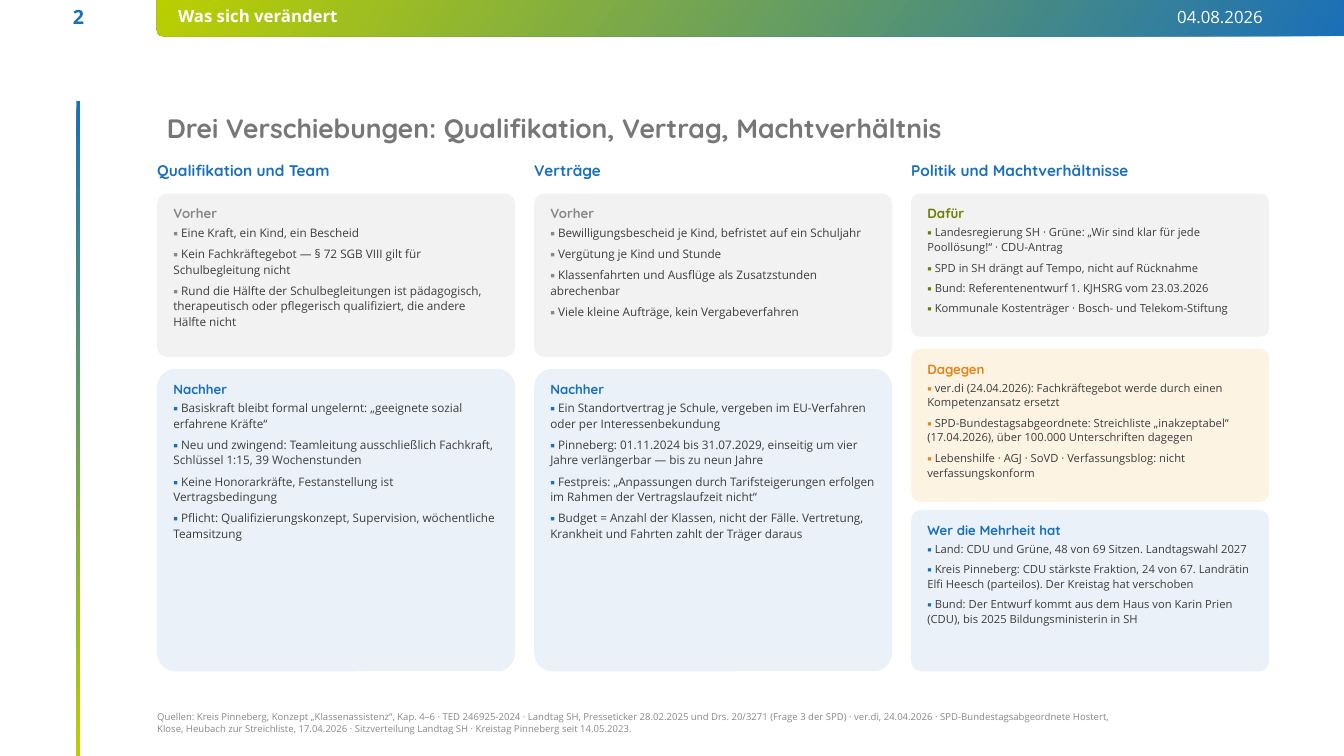
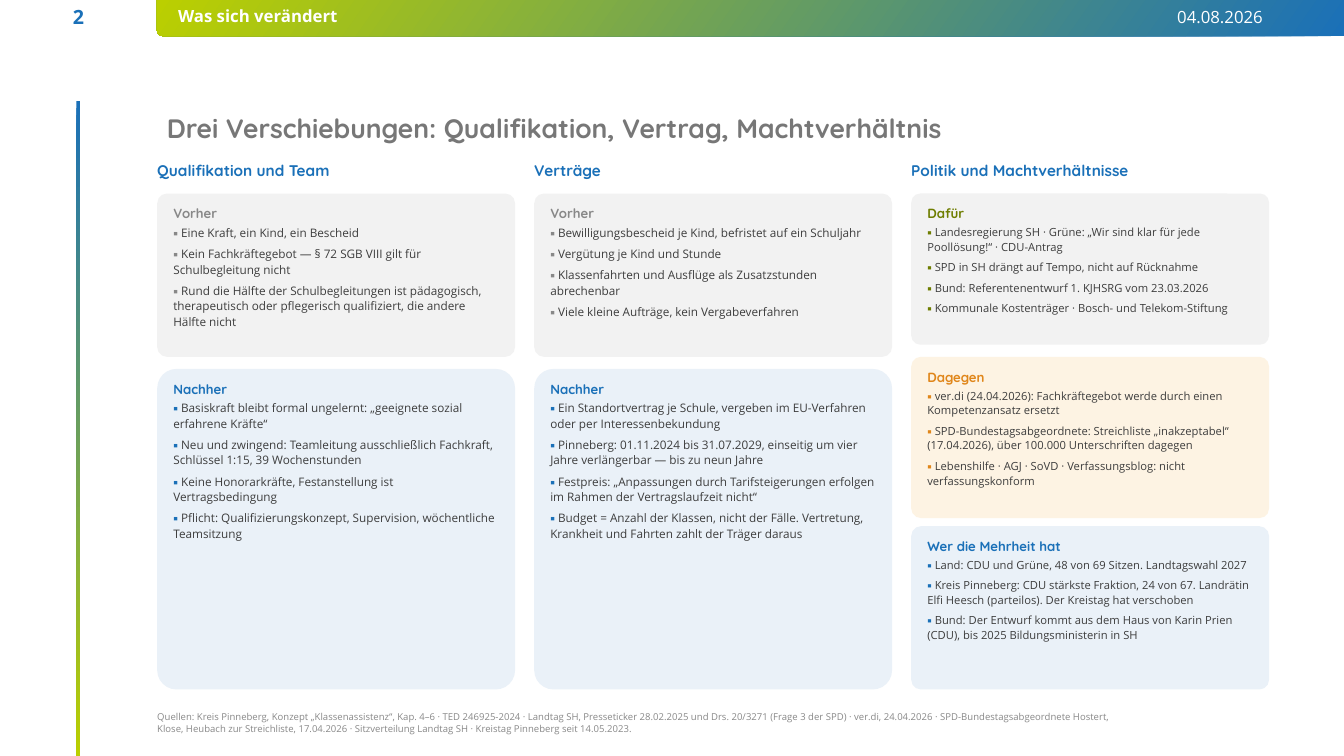
Before and after one commit to findingNemo0o0/repository, a slide deck: slide 2 of praesentation2/SKP-Poolreform-Modelle-und-Financial-Model.pptx. Drawn at 1344x756 pixels with LibreOffice and Linux fonts; fonts in the diff are those of the drawing; background and template pictures are left out. Boxes give left, top, right and bottom in pixels: in the first picture for what was removed or moved away, otherwise in the second. Text is boxed around its words. In the diff, an @@ line names an element or a change of style, - is before the commit and + after.

```diff
--- a/praesentation2/SKP-Poolreform-Modelle-und-Financial-Model.pptx
+++ b/praesentation2/SKP-Poolreform-Modelle-und-Financial-Model.pptx
@@ rounded rectangle: place and size @@
-rounded rectangle at bbox=[911, 349, 1269, 502]
+rounded rectangle at bbox=[911, 357, 1269, 518]
@@ rounded rectangle: place and size @@
-rounded rectangle at bbox=[157, 369, 515, 671]
+rounded rectangle at bbox=[157, 369, 515, 690]
@@ rounded rectangle: place and size @@
-rounded rectangle at bbox=[534, 369, 892, 671]
+rounded rectangle at bbox=[534, 369, 892, 690]
@@ text "Dagegen": place and size @@
-text "Dagegen" at bbox=[927, 364, 1229, 480]
+text "Dagegen" at bbox=[927, 372, 1229, 488]
@@ rounded rectangle: place and size @@
-rounded rectangle at bbox=[911, 510, 1269, 671]
+rounded rectangle at bbox=[911, 526, 1269, 690]
@@ text "Wer die Mehrheit hat": place and size @@
-text "Wer die Mehrheit hat" at bbox=[927, 525, 1249, 626]
+text "Wer die Mehrheit hat" at bbox=[927, 541, 1249, 642]
```
Also in this commit, not shown: 1 other slide changed, 8 other files.
